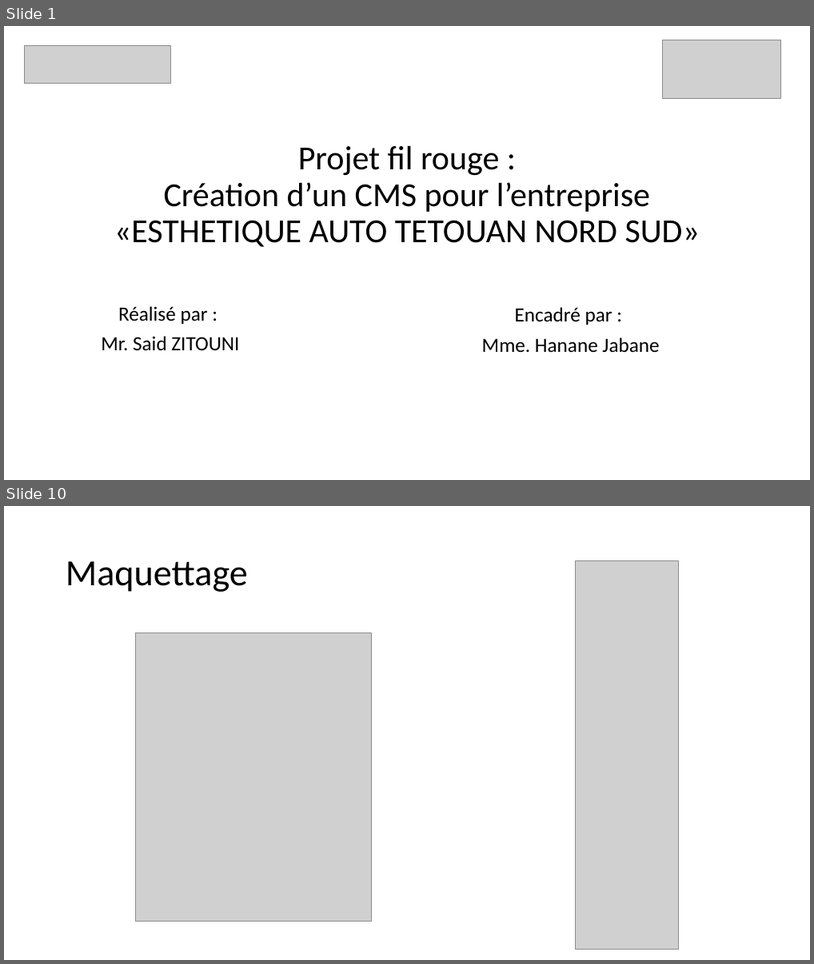
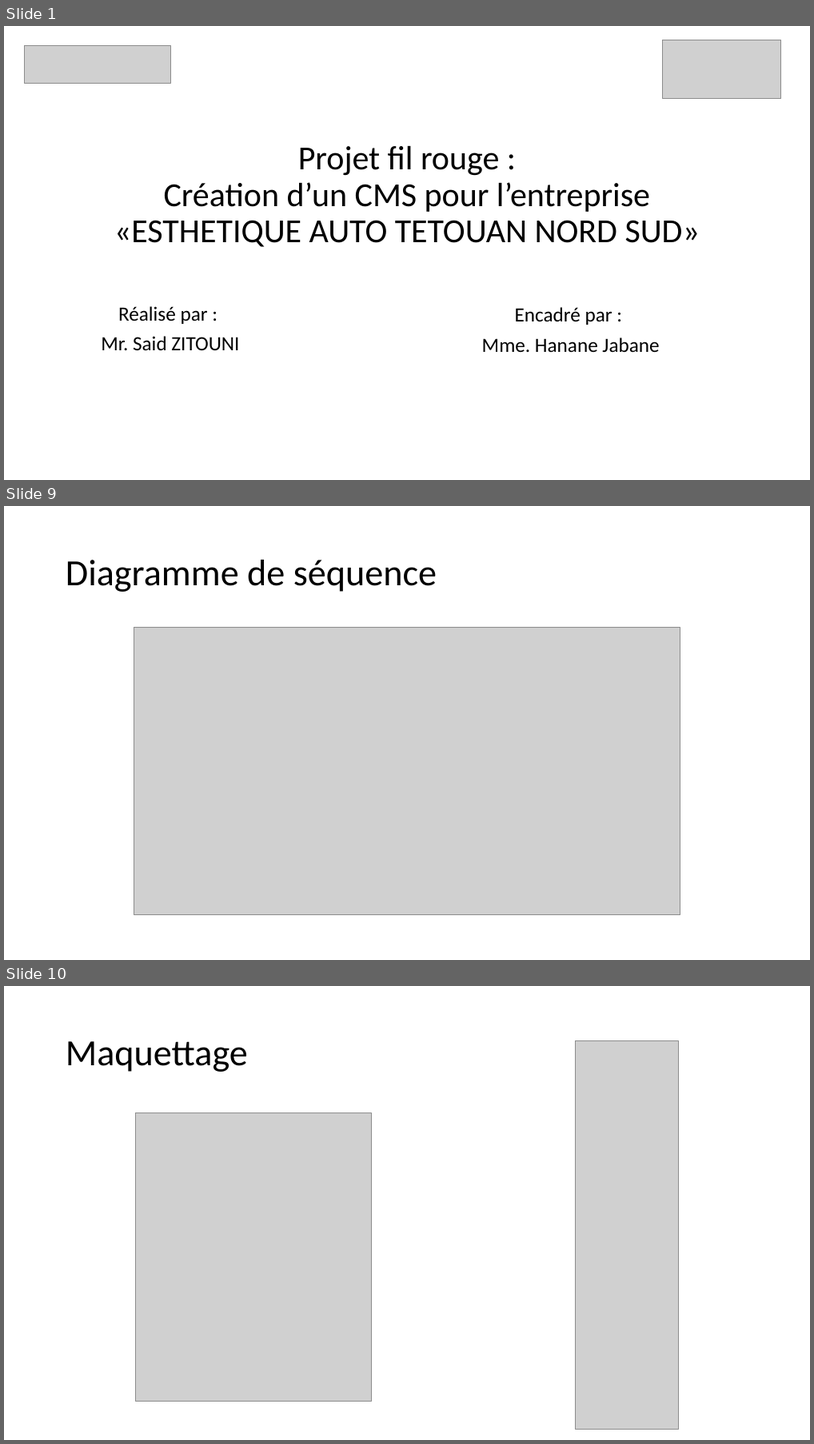
Before and after one commit to saidworks/fil_rouge, a slide deck: Presentation.pptx. Shown one above the other, each under a label of ours: slides 1 and 10 before the commit, slides 1, 9 and 10 after it; the slides between them are not shown. The pictures are 814x964 and 814x1444 pixels, drawn with LibreOffice and Linux fonts; fonts in the diff are those of the drawing; grey boxes stand for pictures. Boxes give left, top, right and bottom in pixels: in the first picture for what was removed or moved away, otherwise in the second. Text is boxed around its words. In the diff, an @@ line names an element or a change of style, - is before the commit and + after.

```diff
--- a/Presentation.pptx
+++ b/Presentation.pptx
@@ slide 9 added at <box>4,506,810,960</box>, background #FFFFFF @@
@@ title added at <box>66,560,437,592</box>, 44 pt, text #000000 @@
+Diagramme de séquence
@@ picture added at <box>134,627,680,915</box> @@
```
Also in this commit, not shown: 6 slides changed, 5 other slides added, 11 slides removed, 2 other files.
